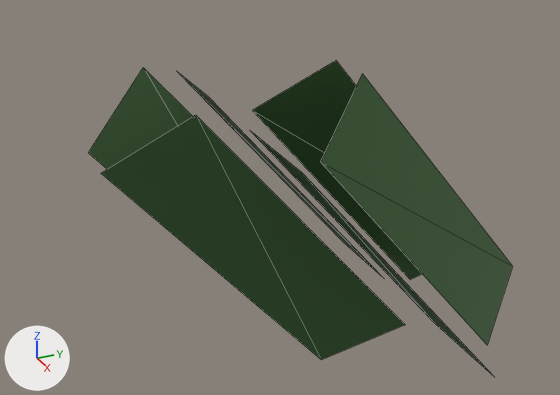
One commit to the glTF model public/assets/nature/fern_cluster.glb: the scene before it, then after it.
Both versions are drawn from a camera (50 mm lens) standing at (1.533, -0.821, 1.194) and looking at (-0.036, -0.115, 0.41). The axes (+X, +Y, +Z) are drawn at lower left. The lights are the same throughout. The picture after the commit comes second. Mesh edges are drawn as thin lines. Where no turn or scale is listed for an object, it has been applied to the vertices.
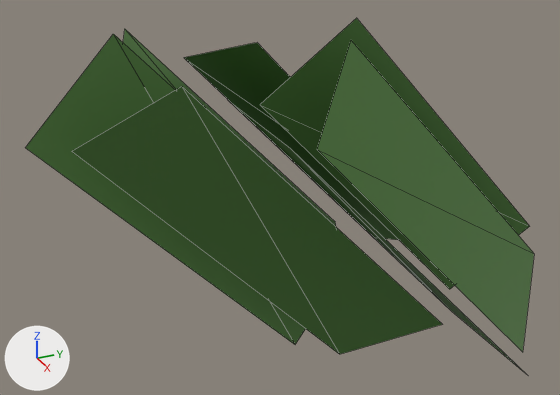
Where the newer file only moved an object's origin or applied its transform, the numbers keep the older frame.

Boxes [x1, y1, x2, y2] around the edits, measured in the pictures (560 x 395 px):
'Mesh_1', recoloured, surface changed, reshaped (22% wider, 9% taller): before [101, 115, 405, 360]; after [72, 86, 442, 354]
'Mesh_5', recoloured, surface changed, reshaped (40% wider): before [320, 73, 513, 345]; after [260, 18, 530, 289]
'Mesh_6', added (green): after [317, 40, 534, 352]
'Mesh_2', recoloured, surface changed, reshaped: before [88, 68, 193, 169]; after [25, 34, 305, 345]
'Mesh_4', recoloured, surface changed, reshaped: before [252, 61, 422, 280]; after [184, 43, 398, 240]
'Mesh_0', recoloured, surface changed, reshaped (26% wider, 14% taller): before [252, 132, 489, 372]; after [228, 100, 526, 374]
'Mesh_3', recoloured, surface changed, reshaped: before [178, 72, 379, 274]; after [123, 29, 336, 226]

The change, as a diff of the scene's bpy script:
```diff
--- a/public/assets/nature/fern_cluster.glb.py
+++ b/public/assets/nature/fern_cluster.glb.py
@@ mat_material_0 @@
 mat_material_0 = principled_material('Material_0')
-mat_material_0.base_color = (0.0467, 0.125, 0.0356)  # dark green #3d6335
-mat_material_0.roughness = 0.7
+mat_material_0.base_color = (0.0782, 0.205, 0.0423)  # green #4f7d3a
+mat_material_0.roughness = 0.62
@@ me_mesh_0 @@
-me_mesh_0.from_pydata(...)  # 4 vertices, 2 faces; spans x -0.125..0.125, y -0.257..0.257, z -0.306..0.306
-me_mesh_0.vertices[0].co = (-0.125, -0.257, 0.306)
-me_mesh_0.vertices[1].co = (0.125, -0.257, 0.306)  # pixel (301, 172)
-me_mesh_0.vertices[2].co = (-0.125, 0.257, -0.306)  # pixel (434, 322)
-me_mesh_0.vertices[3].co = (0.125, 0.257, -0.306)
+me_mesh_0.from_pydata(...)  # 4 vertices, 2 faces; spans x -0.12..0.18, y -0.306..0.306, z -0.28..0.38
+# me_mesh_0 part 1
+me_mesh_0.vertices[0].co = (-0.12, -0.306, 0.38)  # pixel (226, 99)
+me_mesh_0.vertices[1].co = (0.18, -0.306, 0.38)  # pixel (290, 148)
+me_mesh_0.vertices[2].co = (-0.12, 0.306, -0.28)  # pixel (451, 311)
+me_mesh_0.vertices[3].co = (0.18, 0.306, -0.28)
 me_mesh_0.materials.append(mat_material_0)
@@ me_mesh_1 @@
-me_mesh_1.from_pydata(...)  # 4 vertices, 2 faces; spans x -0.063..0.063, y -0.34..0.34, z -0.376..0.376
-me_mesh_1.vertices[0].co = (-0.063, -0.34, 0.237)  # pixel (100, 173)
-me_mesh_1.vertices[1].co = (0.062, -0.174, 0.376)  # pixel (195, 114)
-me_mesh_1.vertices[2].co = (-0.062, 0.174, -0.376)  # pixel (321, 359)
-me_mesh_1.vertices[3].co = (0.063, 0.34, -0.237)  # pixel (405, 324)
+me_mesh_1.from_pydata(...)  # 4 vertices, 2 faces; spans x -0.044..0.143, y -0.394..0.39, z -0.36..0.46
+# me_mesh_1 part 2
+me_mesh_1.vertices[0].co = (-0.044, -0.394, 0.3)  # pixel (71, 151)
+me_mesh_1.vertices[1].co = (0.143, -0.223, 0.46)  # pixel (181, 86)
+me_mesh_1.vertices[2].co = (-0.044, 0.218, -0.36)  # pixel (339, 354)
+me_mesh_1.vertices[3].co = (0.143, 0.39, -0.2)  # pixel (442, 324)
 me_mesh_1.materials.append(mat_material_0)
@@ me_mesh_2 @@
-me_mesh_2.from_pydata(...)  # 4 vertices, 2 faces; spans x -0.063..0.063, y -0.34..0.34, z -0.376..0.376
-me_mesh_2.vertices[0].co = (0.063, -0.34, 0.237)  # pixel (88, 152)
-me_mesh_2.vertices[1].co = (-0.062, -0.174, 0.376)  # pixel (143, 67)
-me_mesh_2.vertices[2].co = (0.062, 0.174, -0.376)
-me_mesh_2.vertices[3].co = (-0.063, 0.34, -0.237)
+me_mesh_2.from_pydata(...)  # 4 vertices, 2 faces; spans x 0.029..0.096, y -0.47..0.357, z -0.379..0.479
+# me_mesh_2 part 3
+me_mesh_2.vertices[0].co = (0.096, -0.47, 0.28)  # pixel (25, 147)
+me_mesh_2.vertices[1].co = (0.029, -0.255, 0.479)  # pixel (113, 33)
+me_mesh_2.vertices[2].co = (0.096, 0.142, -0.379)  # pixel (295, 344)
+me_mesh_2.vertices[3].co = (0.029, 0.357, -0.18)
 me_mesh_2.materials.append(mat_material_0)
@@ me_mesh_3 @@
-me_mesh_3.from_pydata(...)  # 4 vertices, 2 faces; spans x -0.125..0.125, y -0.257..0.257, z -0.306..0.306
-me_mesh_3.vertices[0].co = (0.125, -0.257, 0.306)
-me_mesh_3.vertices[1].co = (-0.125, -0.257, 0.306)  # pixel (176, 70)
-me_mesh_3.vertices[2].co = (0.125, 0.257, -0.306)
-me_mesh_3.vertices[3].co = (-0.125, 0.257, -0.306)  # pixel (343, 242)
+me_mesh_3.from_pydata(...)  # 4 vertices, 2 faces; spans x -0.137..0.133, y -0.475..0.232, z -0.324..0.424
+# me_mesh_3 part 4
+me_mesh_3.vertices[0].co = (0.133, -0.475, 0.336)
+me_mesh_3.vertices[1].co = (-0.137, -0.38, 0.424)  # pixel (124, 28)
+me_mesh_3.vertices[2].co = (0.133, 0.137, -0.324)
+me_mesh_3.vertices[3].co = (-0.137, 0.232, -0.236)  # pixel (335, 221)
 me_mesh_3.materials.append(mat_material_0)
@@ me_mesh_4 @@
-me_mesh_4.from_pydata(...)  # 4 vertices, 2 faces; spans x -0.063..0.063, y -0.34..0.34, z -0.376..0.376
-me_mesh_4.vertices[0].co = (0.062, -0.174, 0.376)  # pixel (336, 60)
-me_mesh_4.vertices[1].co = (-0.063, -0.34, 0.237)  # pixel (252, 110)
-me_mesh_4.vertices[2].co = (0.063, 0.34, -0.237)
-me_mesh_4.vertices[3].co = (-0.062, 0.174, -0.376)  # pixel (410, 279)
+me_mesh_4.from_pydata(...)  # 4 vertices, 2 faces; spans x -0.262..0.008, y -0.449..0.259, z -0.324..0.424
+# me_mesh_4 part 5
+me_mesh_4.vertices[0].co = (0.008, -0.353, 0.424)  # pixel (257, 42)
+me_mesh_4.vertices[1].co = (-0.262, -0.449, 0.336)  # pixel (183, 57)
+me_mesh_4.vertices[2].co = (0.008, 0.259, -0.236)
+me_mesh_4.vertices[3].co = (-0.262, 0.163, -0.324)  # pixel (374, 238)
 me_mesh_4.materials.append(mat_material_0)
@@ me_mesh_5 @@
-me_mesh_5.from_pydata(...)  # 4 vertices, 2 faces; spans x -0.063..0.063, y -0.34..0.34, z -0.376..0.376
-me_mesh_5.vertices[0].co = (-0.062, -0.174, 0.376)  # pixel (362, 73)
-me_mesh_5.vertices[1].co = (0.063, -0.34, 0.237)  # pixel (320, 161)
-me_mesh_5.vertices[2].co = (-0.063, 0.34, -0.237)  # pixel (512, 266)
-me_mesh_5.vertices[3].co = (0.062, 0.174, -0.376)  # pixel (487, 345)
+me_mesh_5.from_pydata(...)  # 4 vertices, 2 faces; spans x -0.221..-0.154, y -0.357..0.47, z -0.379..0.479
+# me_mesh_5 part 6
+me_mesh_5.vertices[0].co = (-0.154, -0.142, 0.479)  # pixel (356, 17)
+me_mesh_5.vertices[1].co = (-0.221, -0.357, 0.28)  # pixel (259, 104)
+me_mesh_5.vertices[2].co = (-0.154, 0.47, -0.18)  # pixel (529, 226)
+me_mesh_5.vertices[3].co = (-0.221, 0.255, -0.379)  # pixel (449, 289)
 me_mesh_5.materials.append(mat_material_0)
@@ me_mesh_6 @@
+me_mesh_6.from_pydata([(-0.094, -0.22, 0.41), (0.094, -0.392, 0.25), (-0.094, 0.392, -0.25), (0.094, 0.22, -0.41)], [], [(0, 2, 1), (2, 3, 1)])
+me_mesh_6.materials.append(mat_material_0)  # green #4f7d3a
@@ ob_mesh_6 @@
+ob_mesh_6 = bpy.data.objects.new('Mesh_6', me_mesh_6)
+ob_mesh_6.location = (0.175, 0.219, 0.4)
```
